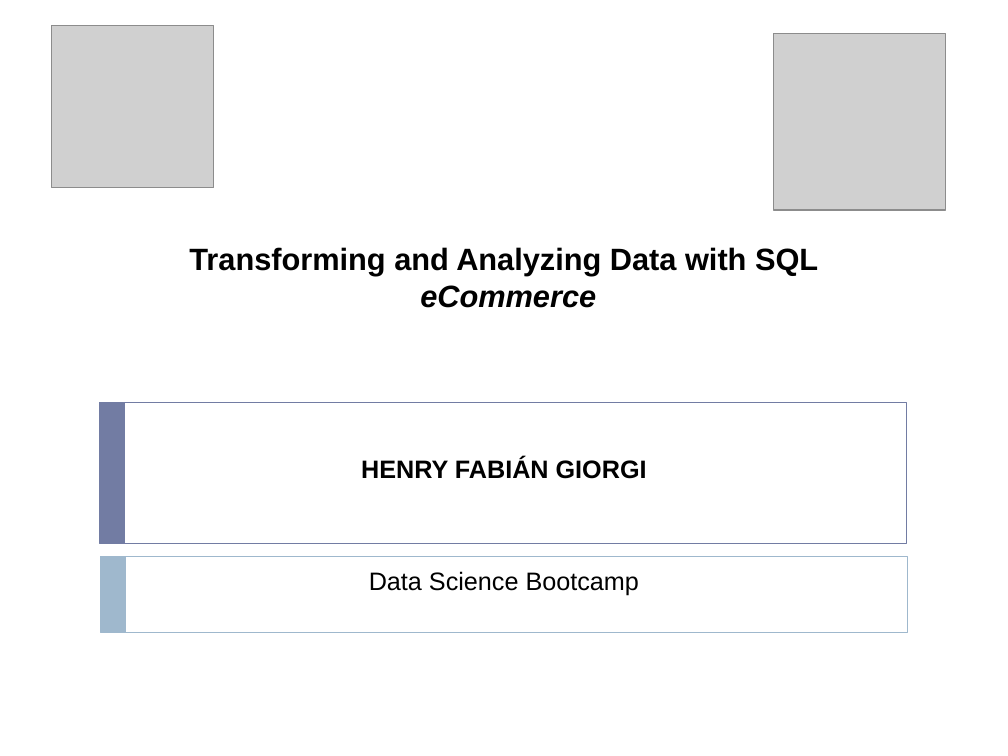
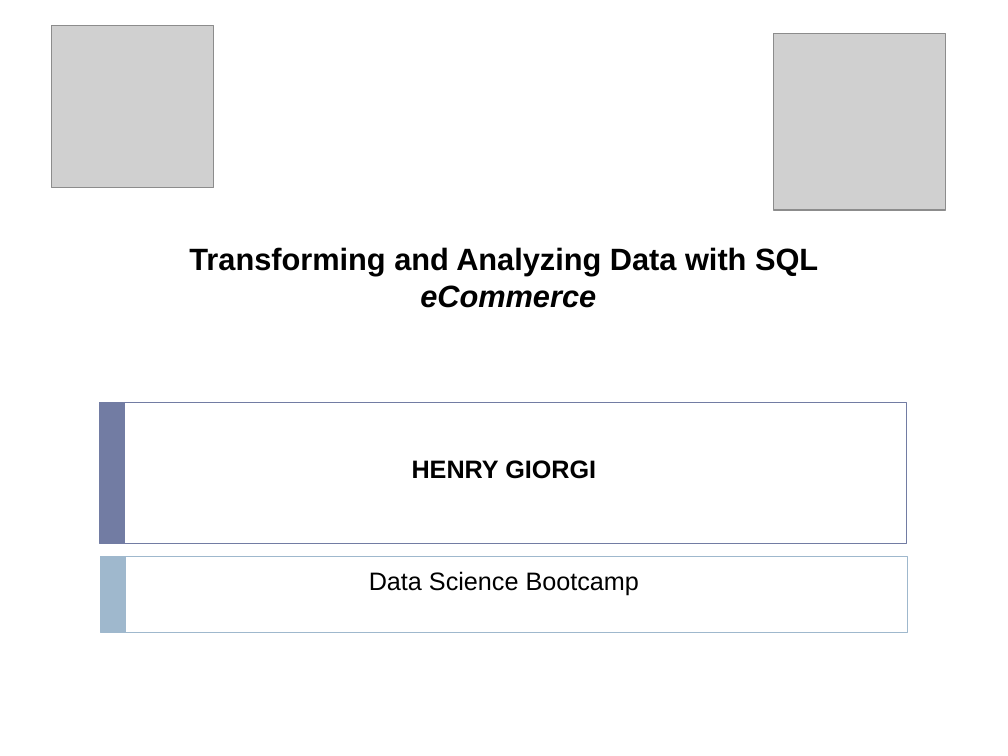
Before and after one commit to hgiorgib/SQL-Project, a slide deck: slide 1 of SQL-Project Presentation.pptx. Drawn at 1008x756 pixels with LibreOffice and Linux fonts; fonts in the diff are those of the drawing; grey boxes stand for pictures. Boxes give left, top, right and bottom in pixels: in the first picture for what was removed or moved away, otherwise in the second. Text is boxed around its words. In the diff, an @@ line names an element or a change of style, - is before the commit and + after.

```diff
--- a/SQL-Project Presentation.pptx
+++ b/SQL-Project Presentation.pptx
@@ subtitle at box(412, 460, 596, 479): text changed @@
-HENRY FABIÁN GIORGI
+HENRY GIORGI
```
Also in this commit, not shown: 1 other slide changed.
